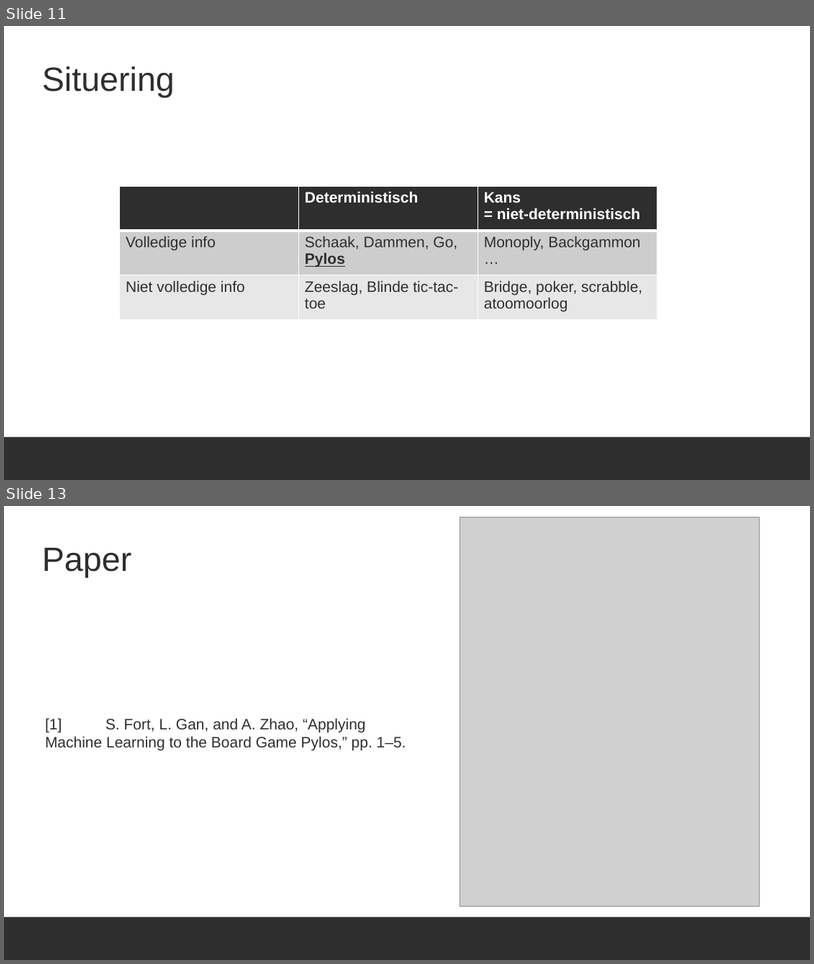
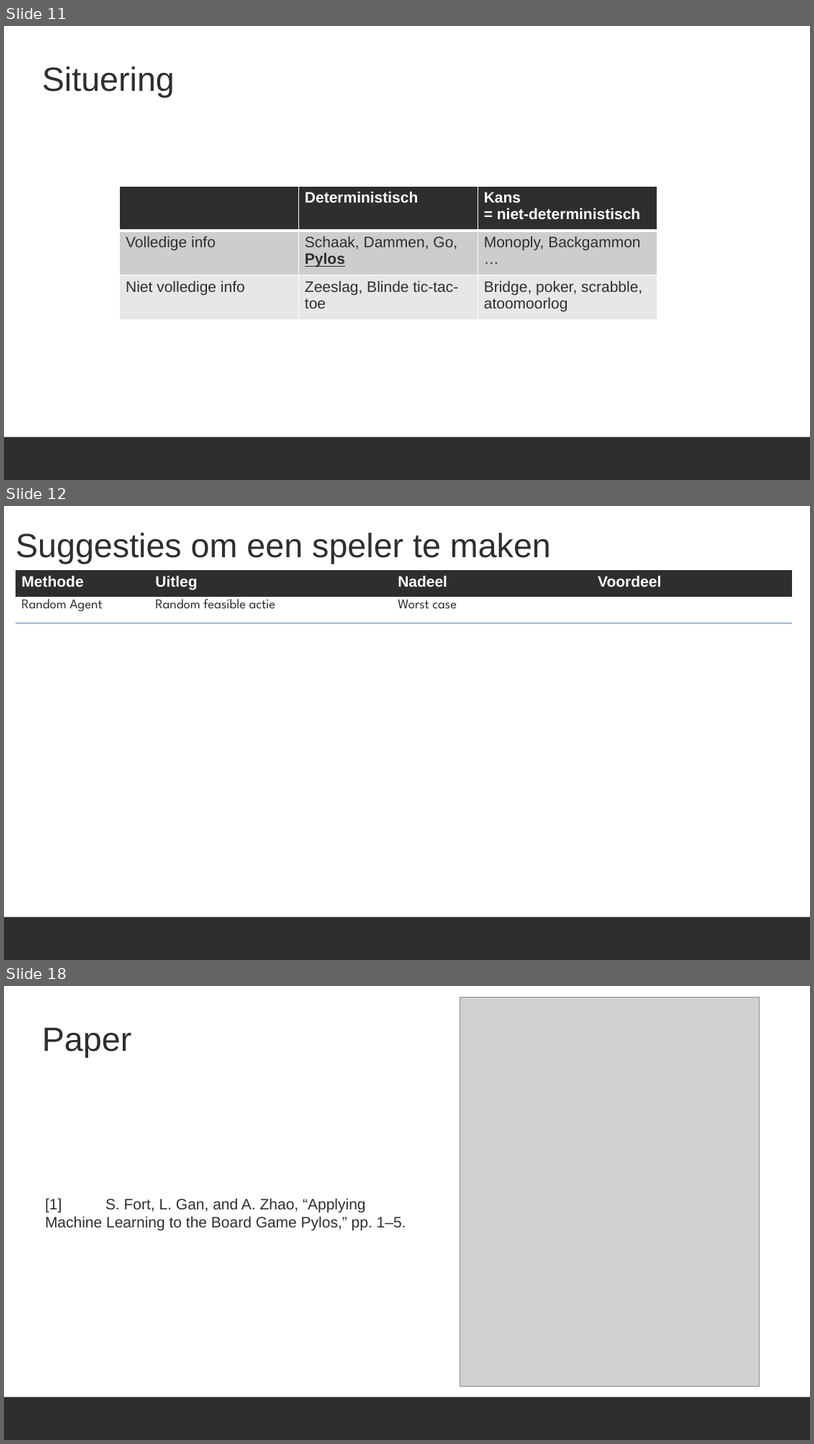
Before and after one commit to ro-per/PylosGamingBot, a slide deck: Presentation.pptx. Shown one above the other, each under a label of ours: slides 11 and 13 before the commit, slides 11, 12 and 18 after it; the slides between them are not shown. The pictures are 814x964 and 814x1444 pixels, drawn with LibreOffice and Linux fonts; fonts in the diff are those of the drawing; grey boxes stand for pictures; background and template pictures are left out. Boxes give left, top, right and bottom in pixels: in the first picture for what was removed or moved away, otherwise in the second. Text is boxed around its words. In the diff, an @@ line names an element or a change of style, - is before the commit and + after.

```diff
--- a/Presentation.pptx
+++ b/Presentation.pptx
@@ slide 12 added at (x1=4, y1=506, x2=810, y2=960), background #FFFFFF; not listed: 1 template element that a slide beside it also shows @@
@@ title added at (x1=16, y1=533, x2=551, y2=564), 40 pt, text #2E2E2E @@
+Suggesties om een speler te maken
@@ table added at (x1=16, y1=570, x2=792, y2=623), 2 rows, 4 columns @@
+Methode | Uitleg | Nadeel | Voordeel
+Random Agent | Random feasible actie | Worst case | 
@@ what was slide 13 is now slide 18 @@
```
Also in this commit, not shown: 3 slides changed, 4 other slides added.
